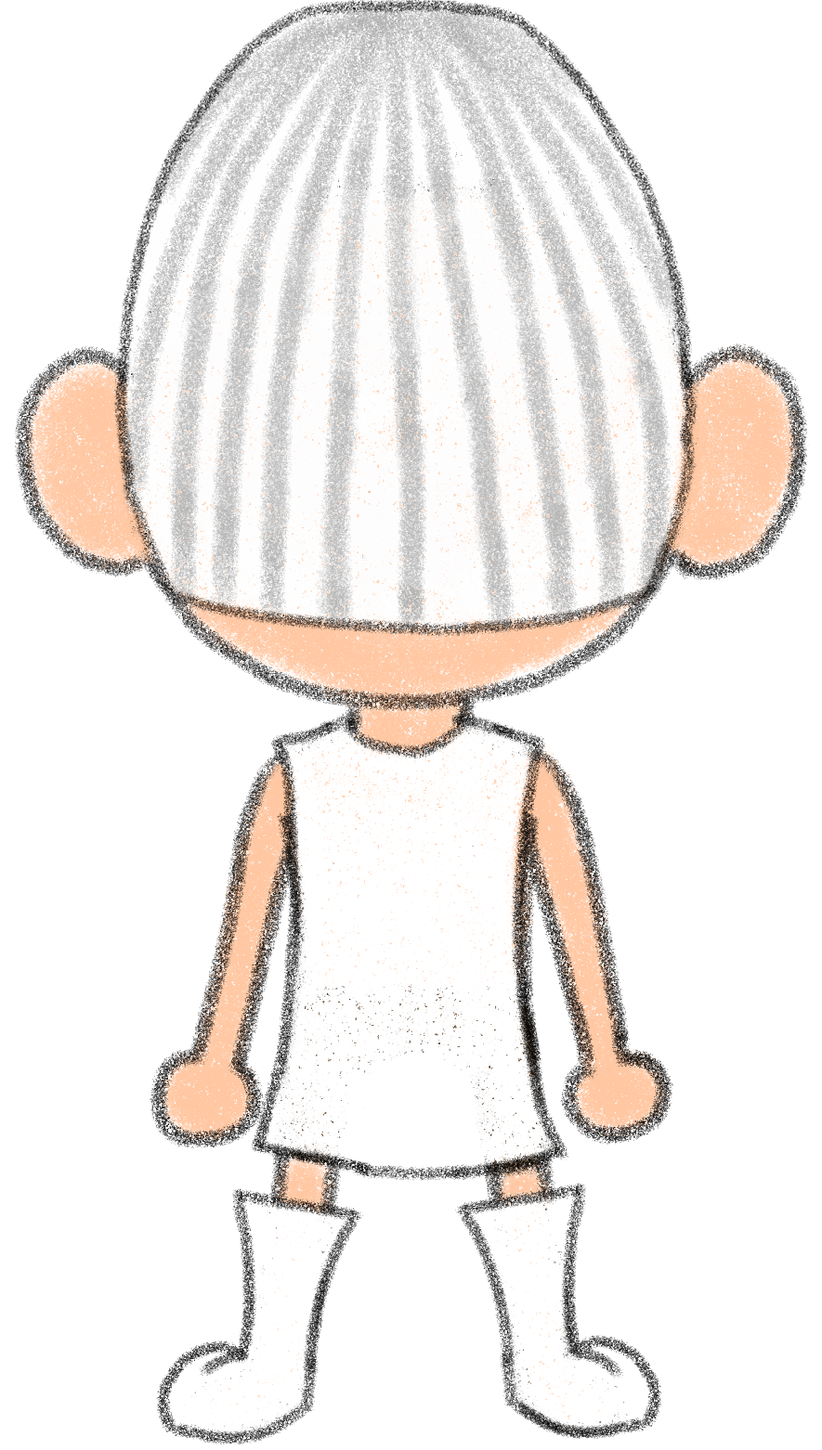
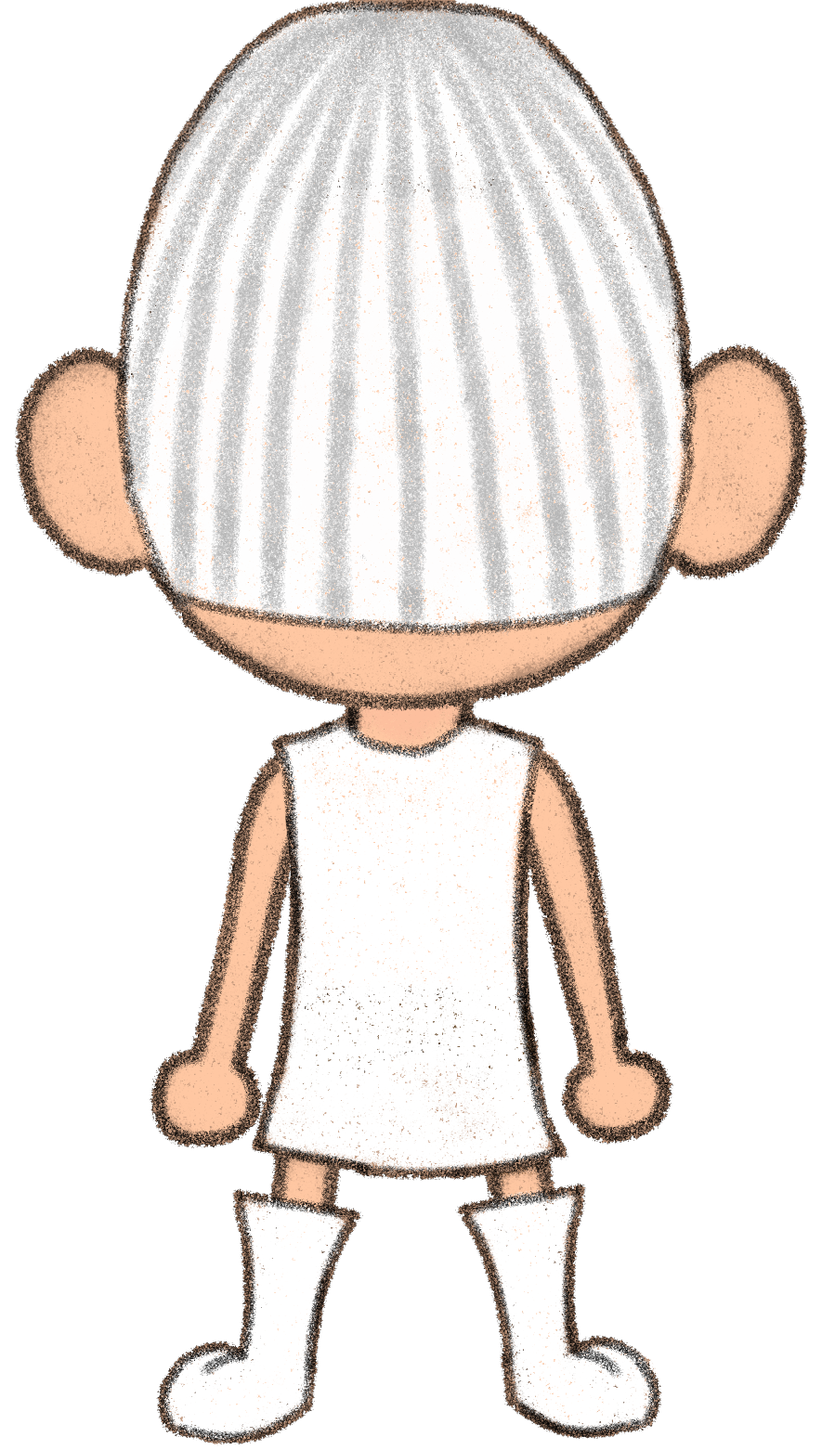
Revision of a layered w=822, h=1450 image; what changed, layer by layer:
painted on "0_picaro_sombrero_back" over left=14, top=0, right=807, bottom=725
painted on "1_picaro_chaleco_back" over left=251, top=639, right=569, bottom=1181
painted on "2_brazo_izq" over left=149, top=737, right=319, bottom=1149
painted on "3_brazo_derecho" over left=506, top=743, right=674, bottom=1145
painted on "4__piernader" over left=454, top=993, right=662, bottom=1439
painted on "5__piernaizq" over left=155, top=985, right=363, bottom=1447
